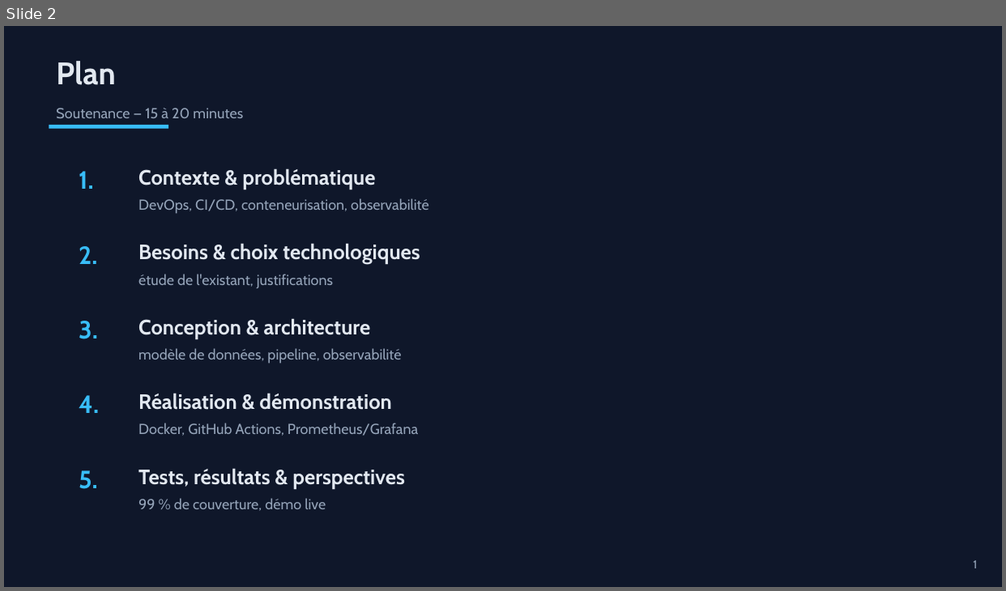
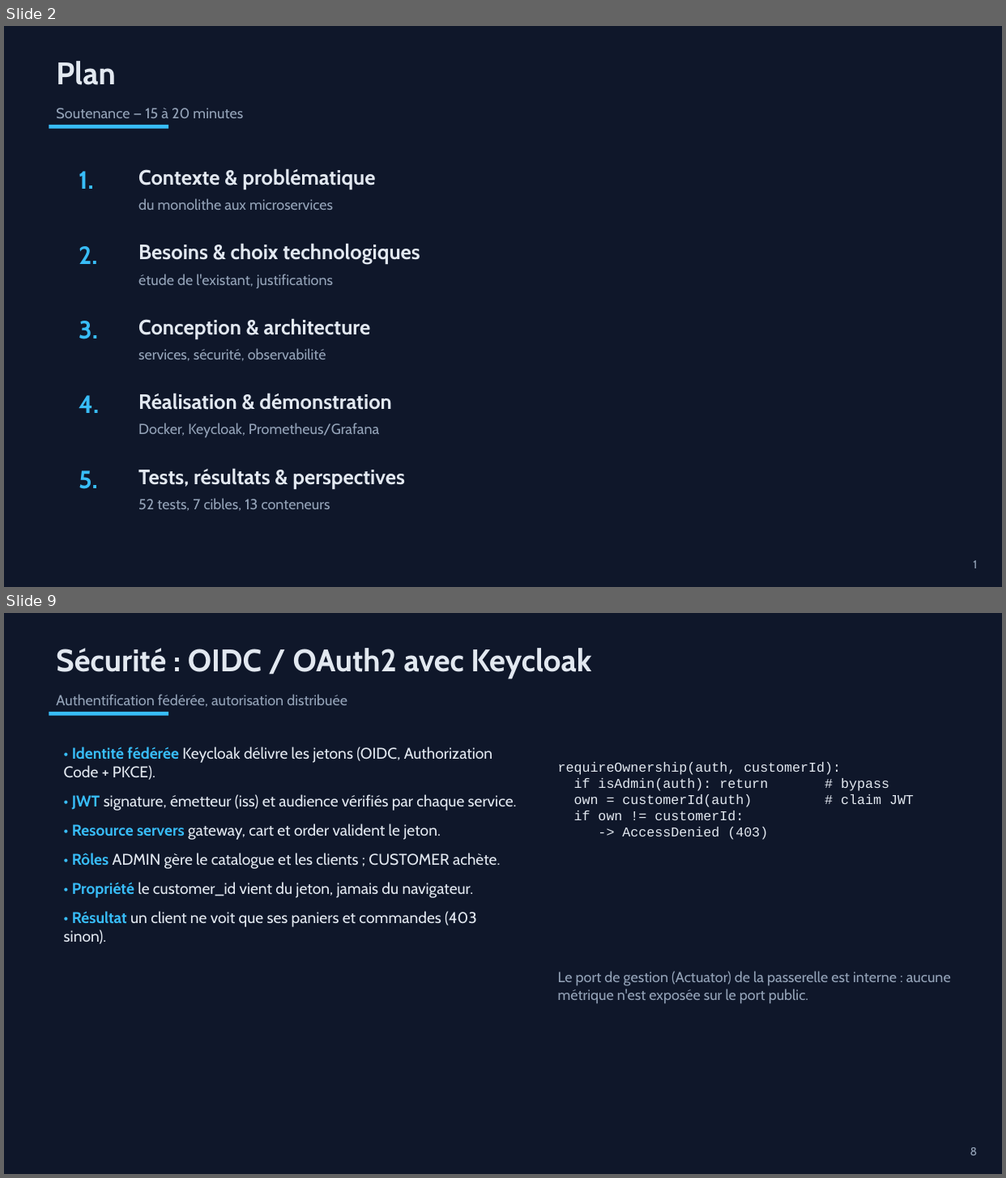
Before and after one commit to Chouaib-Raichy/PFE, a slide deck: soutenance/soutenance.pptx. Shown one above the other, each under a label of ours: slide 2 before the commit, slides 2 and 9 after it; the slides between them are not shown. The pictures are 1006x591 and 1006x1178 pixels, drawn with LibreOffice and Linux fonts; fonts in the diff are those of the drawing. Boxes give left, top, right and bottom in pixels: in the first picture for what was removed or moved away, otherwise in the second. Text is boxed around its words. In the diff, an @@ line names an element or a change of style, - is before the commit and + after.

```diff
--- a/soutenance/soutenance.pptx
+++ b/soutenance/soutenance.pptx
@@ slide 9 added at <box>4,613,1002,1174</box>, background #0F172A @@
@@ text added at <box>56,648,591,679</box>, 30 pt, text #E2E8F0, bold @@
+Sécurité : OIDC / OAuth2 avec Keycloak
@@ text added at <box>56,694,347,707</box>, 14 pt, text #94A3B8 @@
+Authentification fédérée, autorisation distribuée
@@ rectangle added at <box>49,712,168,716</box>, fill #38BDF8 @@
@@ text added at <box>64,747,517,944</box>, 15 pt, text #E2E8F0 @@
+• Identité fédérée Keycloak délivre les jetons (OIDC, Authorization Code + PKCE).
+• JWT signature, émetteur (iss) et audience vérifiés par chaque service.
+• Resource servers gateway, cart et order valident le jeton.
+• Rôles ADMIN gère le catalogue et les clients ; CUSTOMER achète.
+• Propriété le customer_id vient du jeton, jamais du navigateur.
+• Résultat un client ne voit que ses paniers et commandes (403 sinon).
@@ text added at <box>558,762,914,840</box>, 13 pt, text #E2E8F0 @@
+requireOwnership(auth, customerId):
+if isAdmin(auth): return # bypass
+own = customerId(auth) # claim JWT
+if own != customerId:
+-> AccessDenied (403)
@@ text added at <box>558,971,951,1004</box>, 14 pt, text #94A3B8 @@
+Le port de gestion (Actuator) de la passerelle est interne : aucune métrique n'est exposée sur le port public.
@@ text added at <box>970,1148,978,1156</box>, 11 pt, text #94A3B8 @@
+8
@@ slide 2 changed as well @@
@@ text at <box>138,199,333,210</box>: text changed @@
-DevOps, CI/CD, conteneurisation, observabilité
+du monolithe aux microservices
@@ text at <box>138,348,326,361</box>: text changed @@
-modèle de données, pipeline, observabilité
+services, sécurité, observabilité
@@ text at <box>138,423,379,438</box>: text changed @@
-Docker, GitHub Actions, Prometheus/Grafana
+Docker, Keycloak, Prometheus/Grafana
@@ text at <box>138,498,330,511</box>: text changed @@
-99 % de couverture, démo live
+52 tests, 7 cibles, 13 conteneurs
```
Also in this commit, not shown: 6 other slides changed, 10 other slides added, 9 slides removed, 4 other files.
